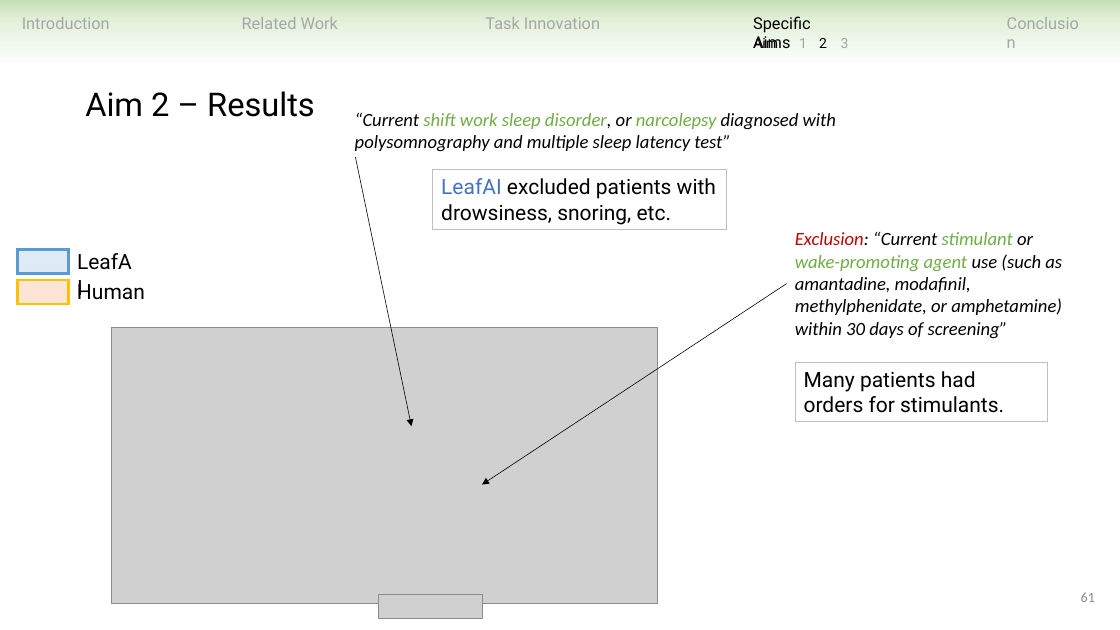
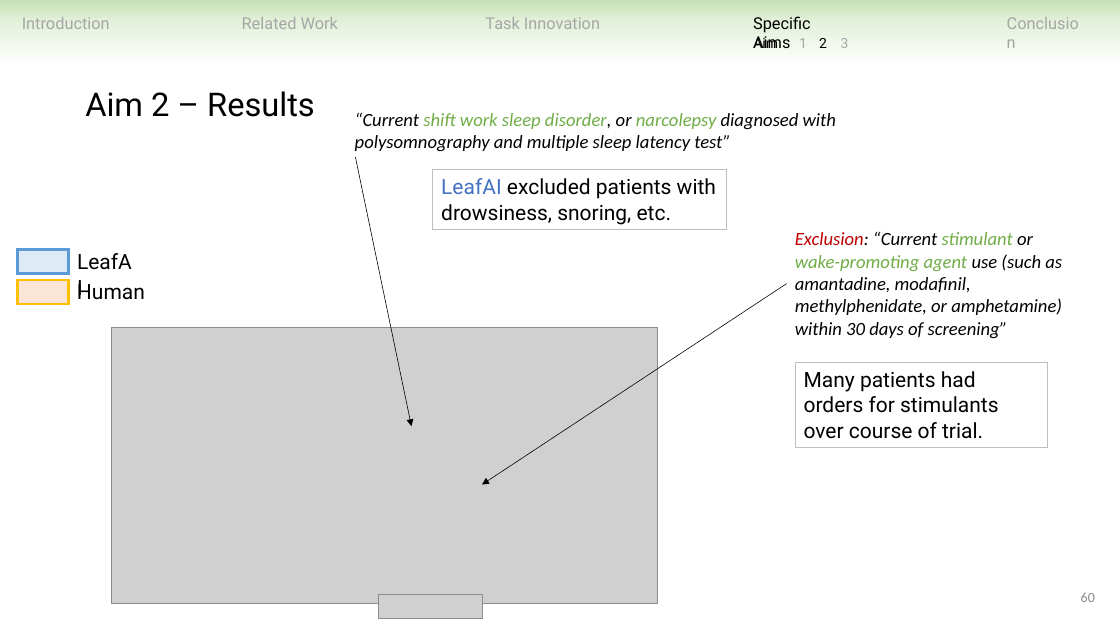
Before and after one commit to ndobb/dissertation, a slide deck: slide 60 of 4_general_exam/presentation/nic_dobbins_general_exam.pptx (slide 61 before the commit). Drawn at 1120x630 pixels with LibreOffice and Linux fonts; fonts in the diff are those of the drawing; grey boxes stand for pictures. Boxes give left, top, right and bottom in pixels: in the first picture for what was removed or moved away, otherwise in the second. Text is boxed around its words. In the diff, an @@ line names an element or a change of style, - is before the commit and + after.

```diff
--- a/4_general_exam/presentation/nic_dobbins_general_exam.pptx
+++ b/4_general_exam/presentation/nic_dobbins_general_exam.pptx
@@ rectangle "Many patients had orders for ...": place and size @@
-rectangle "Many patients had orders for ..." at (796,363,1048,423)
+rectangle "Many patients had orders for ..." at (796,363,1048,448)
@@ text in rectangle at (804,371,999,439): text changed @@
-Many patients had orders for stimulants.
+Many patients had orders for stimulants over course of trial.
@@ page number at (1081,592,1095,602): text changed @@
-61
+60
```
Also in this commit, not shown: 19 other slides changed, 1 slide removed.
